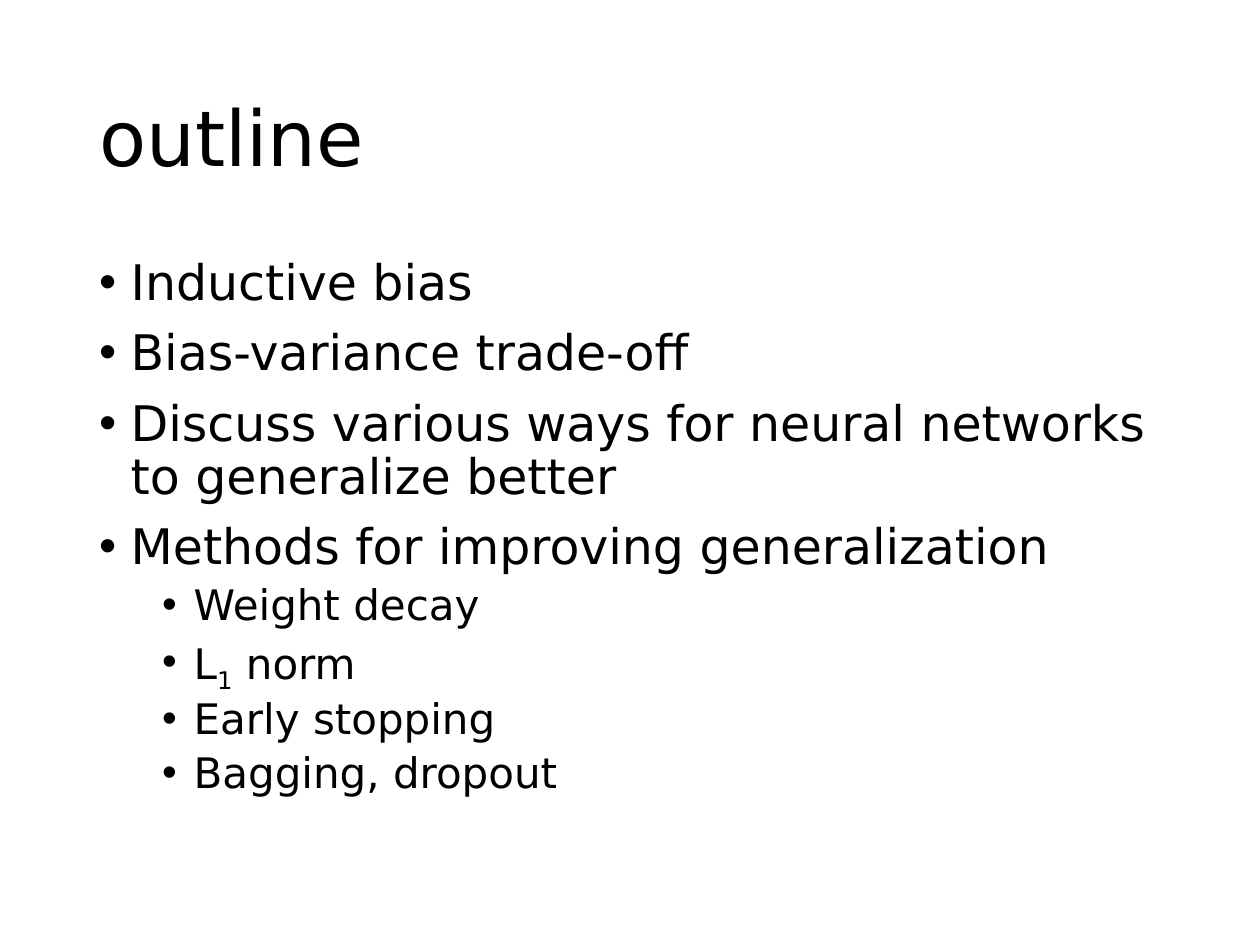
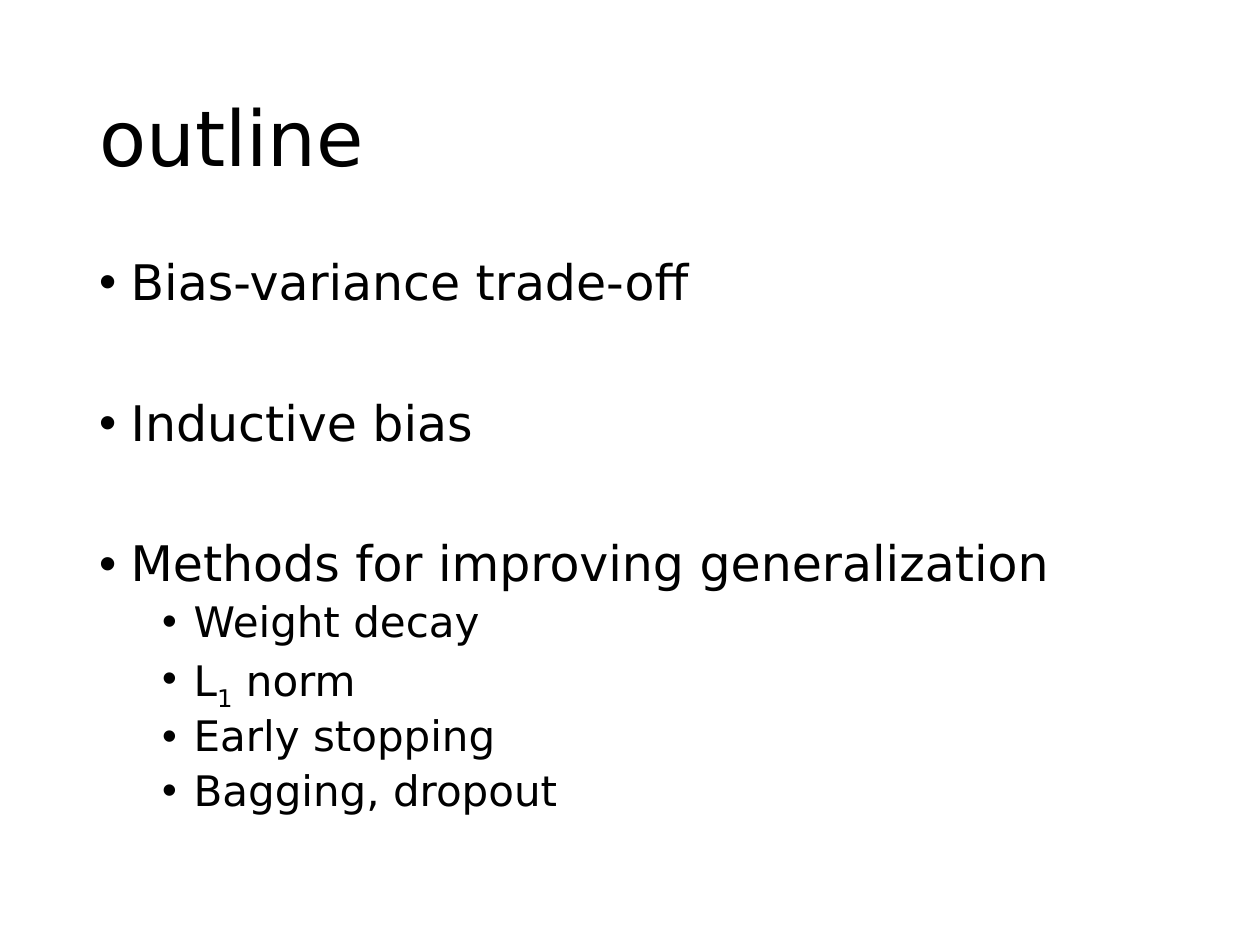
Before and after one commit to phywjs/phywjs.github.io, a slide deck: slide 2 of AIS5103/ML-slide-6.pptx. Drawn at 1260x945 pixels with LibreOffice and Linux fonts; fonts in the diff are those of the drawing. Boxes give left, top, right and bottom in pixels: in the first picture for what was removed or moved away, otherwise in the second. Text is boxed around its words. In the diff, an @@ line names an element or a change of style, - is before the commit and + after.

```diff
--- a/AIS5103/ML-slide-6.pptx
+++ b/AIS5103/ML-slide-6.pptx
@@ text at bbox=[131, 262, 689, 301]: paragraph added @@
+• Bias-variance trade-off
@@ text at bbox=[131, 332, 1145, 505]: paragraphs removed @@
-• Bias-variance trade-off
-• Discuss various ways for neural networks to generalize better
```
Also in this commit, not shown: 5 other slides changed, 2 other files.
